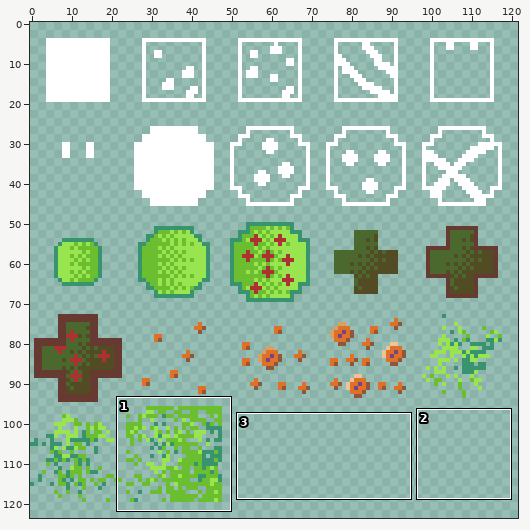
Two versions of one sprite sheet, assets/images.png. The picture above shows the old version from afar; the outline marks the close-up.
Close-up. The starting point:
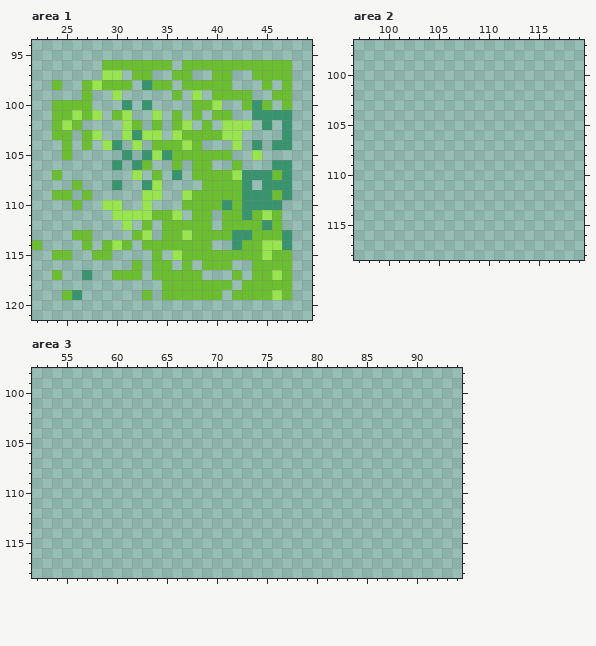
The file is 128x128 pixels. Shown: area 1: x 22..49, y 94..121; area 2: x 97..119, y 97..118; area 3: x 52..94, y 98..118. The wide view leaves out empty margins.
Once edited:
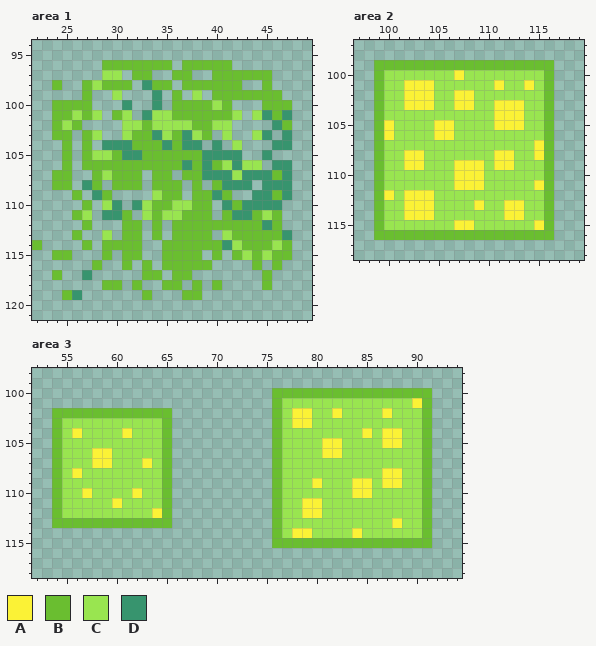
Palette (. is transparent): A #fbf236  B #6abe30  C #99e550  D #37946e
Changes in this commit:
Changed rows in their new state; - is an unchanged pixel.
Area 1:
first column x 24:
 96 ------------------......
 97 ------------------BB--..
 98 ------------------B----.
 99 ----------D---------BB-.
100 ---------.D-BB---B-..-B-
101 ---------D-C-B-B--C-C-B-
102 --------CBCCC-B-C-..-.DB
103 --------BBDCBDC-.-.-CD--
104 -----D-DBB-D-DD-D---.---
105 ---BCCB-DBBB---DDDD-.D--
106 -B-BBBBBB-BB-D-DBCDCC---
107 -B--BCBBB--B.B-DDD------
108 BB.DB-BBB.BBB-B.-DD-----
109 ..B.DB---.-BB.--D-..----
110 --.B--D-D-BBCC--.-------
111 --BC-DDB.--C-B----D-----
112 ---B---BB.B.----B-------
113 ---.-C-B-.B.-B--.CBB----
114 ------B-B..-----BDC--B-B
115 ----.--BB-.BB--.-.-C----
116 ----B--B.B.-B-B-..---.-.
117 ------...B-.--.---.-.-..
118 -----BB-B----.-.-.-..-..
119 -----------..--..-......
Area 2:
first column x 99:
 99 BBBBBBBBBBBBBBBBBB
100 BCCCCCCCACCCCCCCCB
101 BCCAAACCCCCCACCACB
102 BCCAAACCAACCCCCCCB
103 BCCAAACCAACCAAACCB
104 BCCCCCCCCCCCAAACCB
105 BACCCCAACCCCAAACCB
106 BACCCCAACCCCCCCCCB
107 BCCCCCCCCCCCCCCCAB
108 BCCAACCCCCCCAACCAB
109 BCCAACCCAAACAACCCB
110 BCCCCCCCAAACCCCCCB
111 BCCCCCCCAAACCCCCAB
112 BACAAACCCCCCCCCCCB
113 BCCAAACCCCACCAACCB
114 BCCAAACCCCCCCAACCB
115 BCCCCCCCAACCCCCCAB
116 BBBBBBBBBBBBBBBBBB
Area 3:
first column x 54:
100 ----------------------BBBBBBBBBBBBBBBB
101 ----------------------BCCCCCCCCCCCCCAB
102 BBBBBBBBBBBB----------BCAACCACCCCACCCB
103 BCCCCCCCCCCB----------BCAACCCCCCCCCCCB
104 BCACCCCACCCB----------BCCCCCCCCACAACCB
105 BCCCCCCCCCCB----------BCCCCAACCCCAACCB
106 BCCCAACCCCCB----------BCCCCAACCCCCCCCB
107 BCCCAACCCACB----------BCCCCCCCCCCCCCCB
108 BCACCCCCCCCB----------BCCCCCCCCCCAACCB
109 BCCCCCCCCCCB----------BCCCACCCAACAACCB
110 BCCACCCCACCB----------BCCCCCCCAACCCCCB
111 BCCCCCACCCCB----------BCCAACCCCCCCCCCB
112 BCCCCCCCCCAB----------BCCAACCCCCCCCCCB
113 BBBBBBBBBBBB----------BCCCCCCCCCCCACCB
114 ----------------------BCAACCCCACCCCCCB
115 ----------------------BBBBBBBBBBBBBBBB
